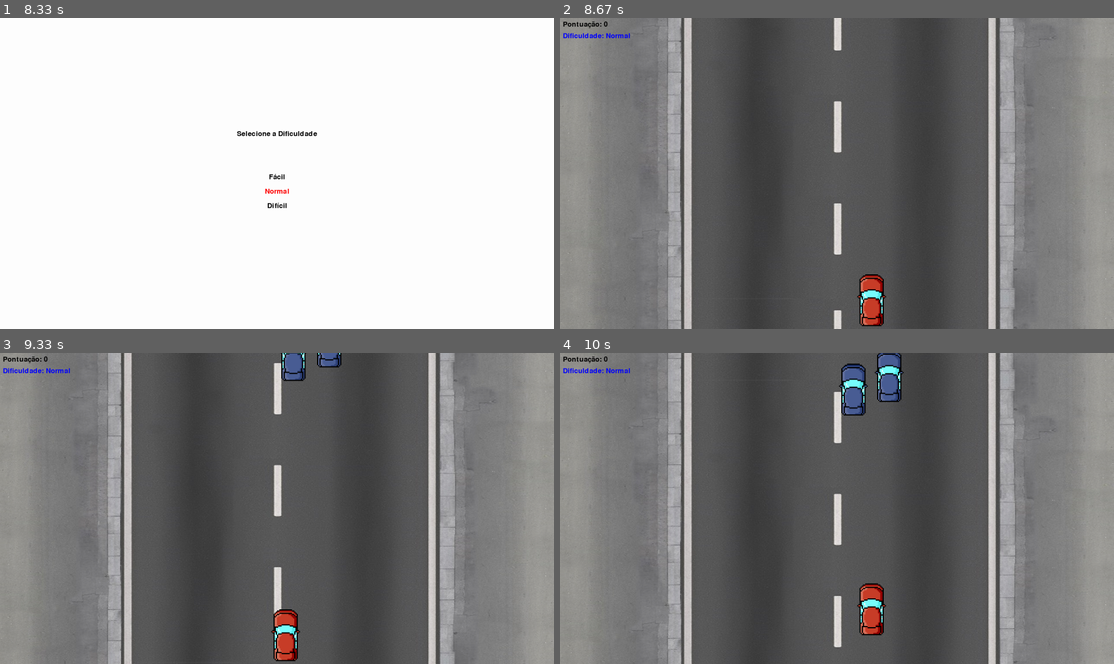
Above: before the commit, frames 1-4 (two rows, left to right).
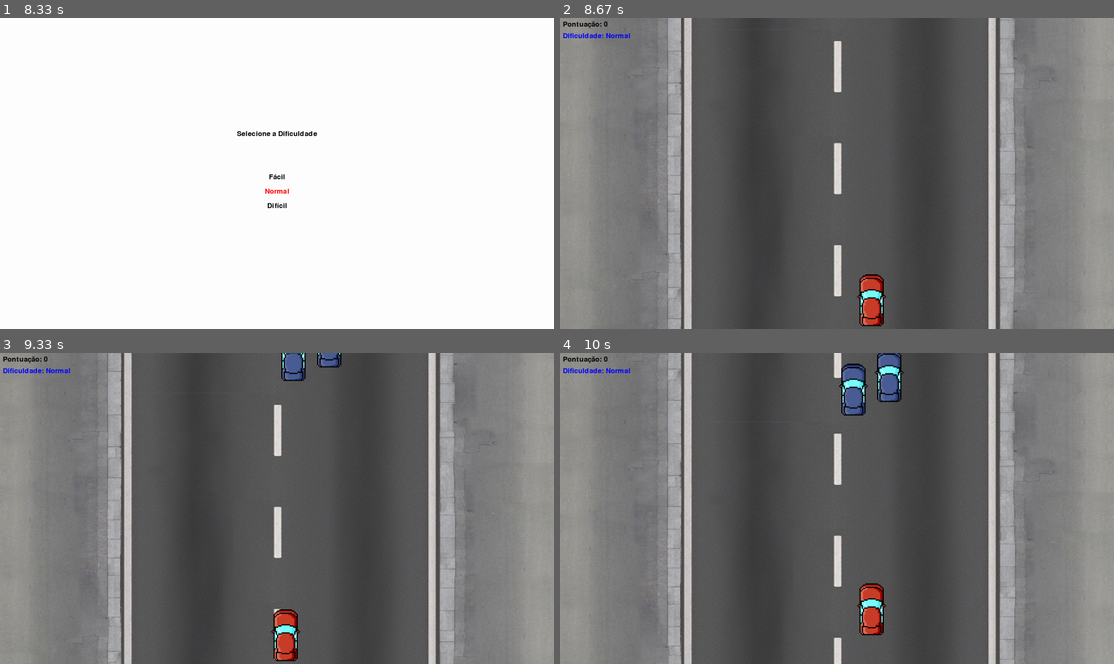
Above: after the commit, the same moments.

Repository: daniloosi/Pygame---Jogos-Digitais-Mack
Game: pygame game, started from main.py
Same seed, same stepped clock (60 frames per second), same inputs: the game is played once before the commit and once after it.
Inputs:
- Up to frame 1 (8.33 s): tap Enter at 0.33, 0.67, 7.53 s; hold Up 1-1.47 s; hold Right 1.5-1.97 s; hold Left 2-2.53 s; hold Down 2.57-2.87 s; hold Left 2.9-3.3 s; hold Up 3.33-3.7 s; hold Right 3.73-4.37 s; hold Down 4.4-4.77 s; hold Left 4.8-5.27 s; hold Right 5.3-5.77 s; hold Down 5.8-6.1 s; hold Right 6.13-6.6 s; hold Left 6.63-7.17 s; hold Up 7.87-8.23 s; hold Down from 8.27 s (still down)
- Up to frame 2 (8.67 s): tap Enter at 8.42 s; release Down at 8.63 s
- Up to frame 3 (9.33 s): hold Left 8.67-9.13 s; hold Right from 9.17 s (still down)
- Up to frame 4 (10 s): release Right at 9.63 s; hold Up 9.67-9.97 s; tap Enter at 9.82 s

Frame 1 is identical in both runs. In frame 2, 1.8% of the frame differs, in the area x 0-100%, y 0-100%; in frame 3, 1.6%; in frame 4, 1.8%.

Commit message:
Final Version.
Versão definitiva do projeto de jogos digitais.

Diff:
--- a/main.py
+++ b/main.py
@@ -173,6 +173,11 @@
 
     enemies = create_enemies()
 
+    # Inicialize a pontuação e o nível ao começar o jogo
+    score = 0
+    level = 1
+    background_y = 0
+
     running = True
     while running:
         background_y += background_speed
@@ -210,9 +215,10 @@
                     level += 1
                     enemy_speed += 1
 
+        # Verifica colisão com os inimigos
         for enemy in enemies:
             if player_rect.colliderect(enemy["rect"]):
-                running = False
+                running = False  # O jogador morre, reiniciando o jogo
 
         screen.blit(player_image, player_rect)
         for enemy in enemies:
